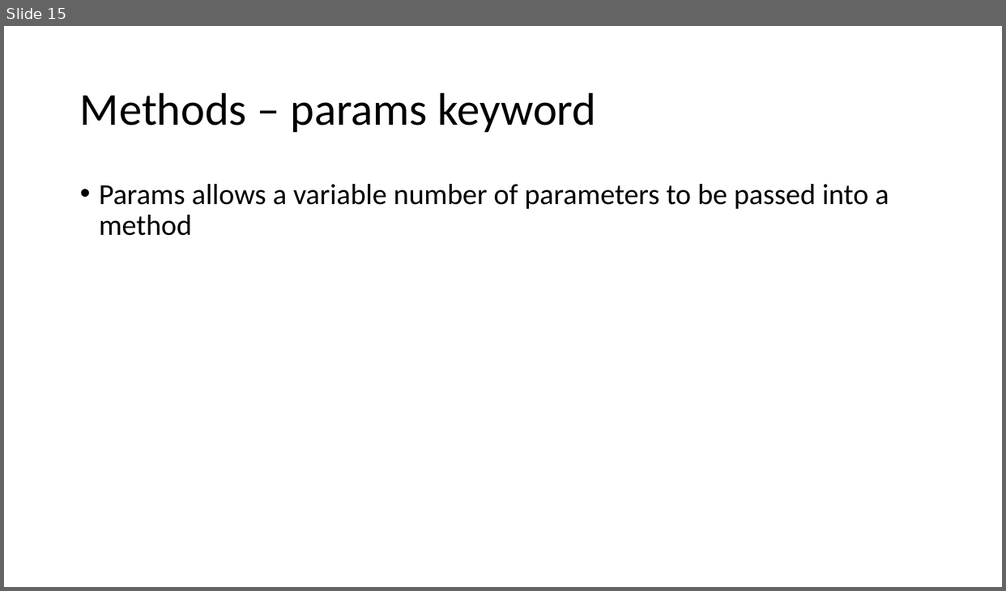
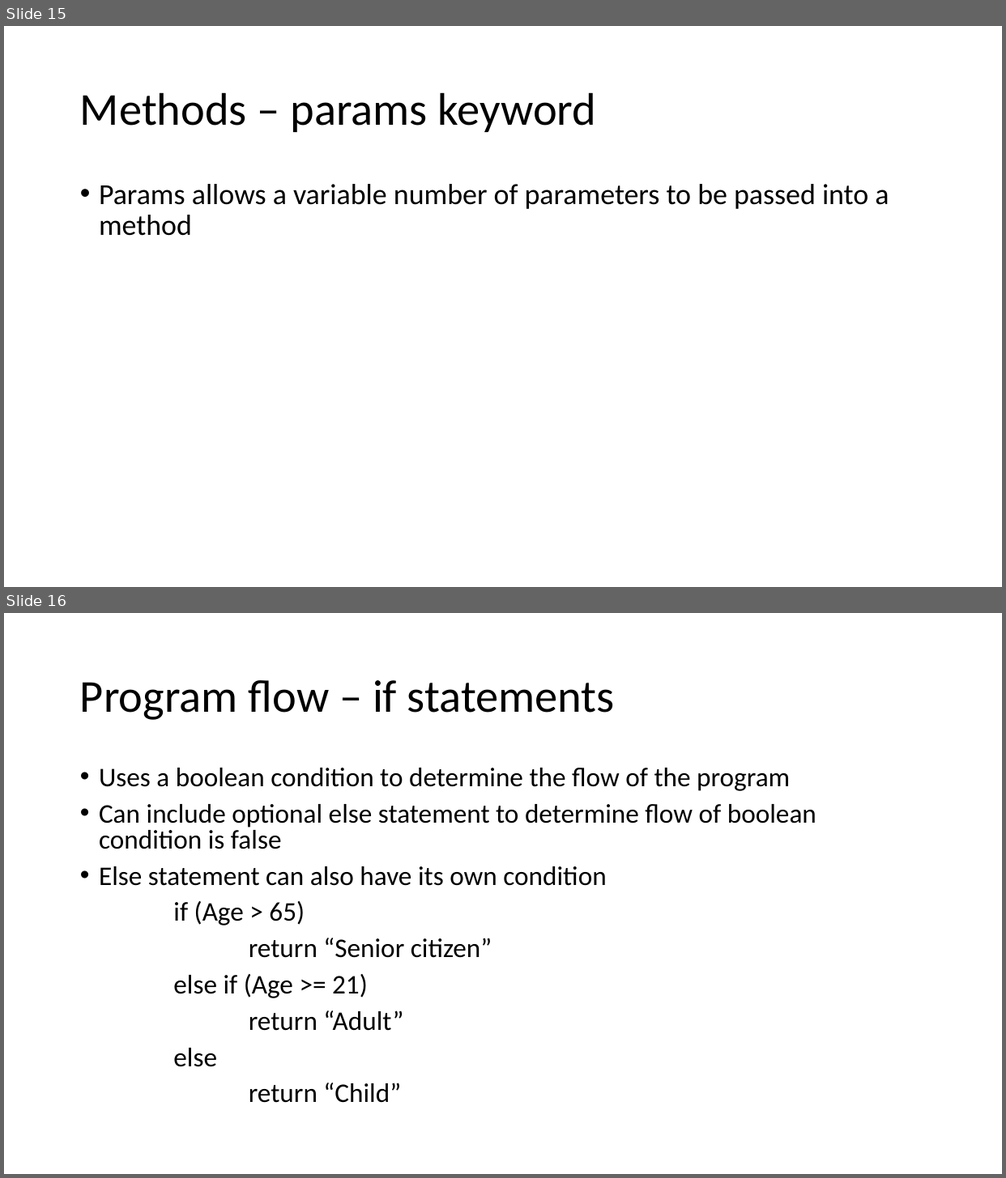
Before and after one commit to gavinhickford/Projects, a slide deck: Mentoring/Mentoring.pptx. Shown one above the other, each under a label of ours: slide 15 before the commit, slides 15 and 16 after it. The pictures are 1006x591 and 1006x1178 pixels, drawn with LibreOffice and Linux fonts; fonts in the diff are those of the drawing. Boxes give left, top, right and bottom in pixels: in the first picture for what was removed or moved away, otherwise in the second. Text is boxed around its words. In the diff, an @@ line names an element or a change of style, - is before the commit and + after.

```diff
--- a/Mentoring/Mentoring.pptx
+++ b/Mentoring/Mentoring.pptx
@@ slide 16 added at [4,613,1002,1174], background #FFFFFF @@
@@ title added at [80,680,615,720], 44 pt, text #000000 @@
+Program flow – if statements
@@ text added at [99,768,816,1103], 25.9 pt, text #000000 @@
+• Uses a boolean condition to determine the flow of the program
+• Can include optional else statement to determine flow of boolean condition is false
+• Else statement can also have its own condition
+if (Age > 65)
+return “Senior citizen”
+else if (Age >= 21)
+return “Adult”
+else
+return “Child”
```
Also in this commit, not shown: 4 other slides added.
